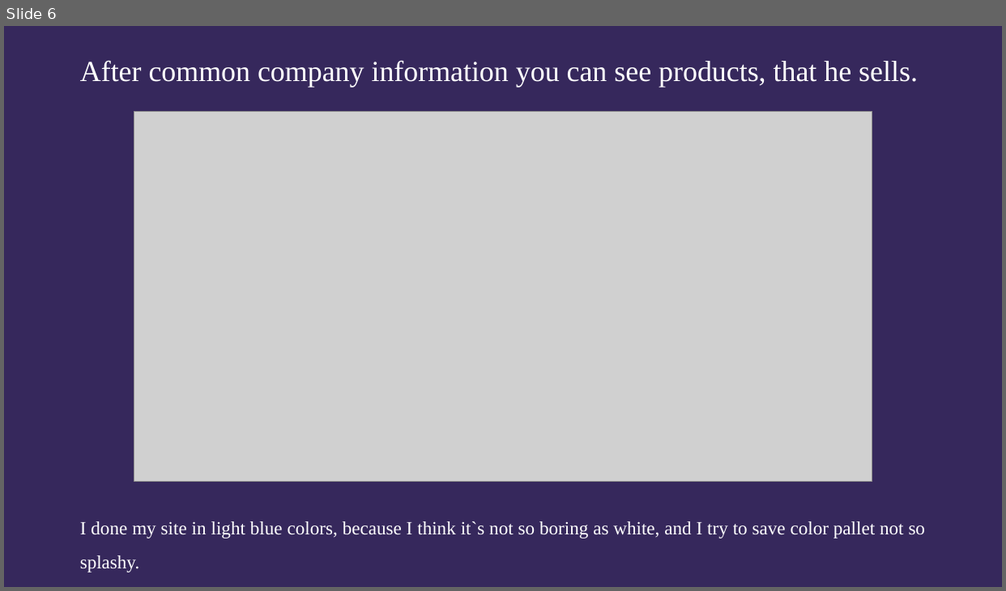
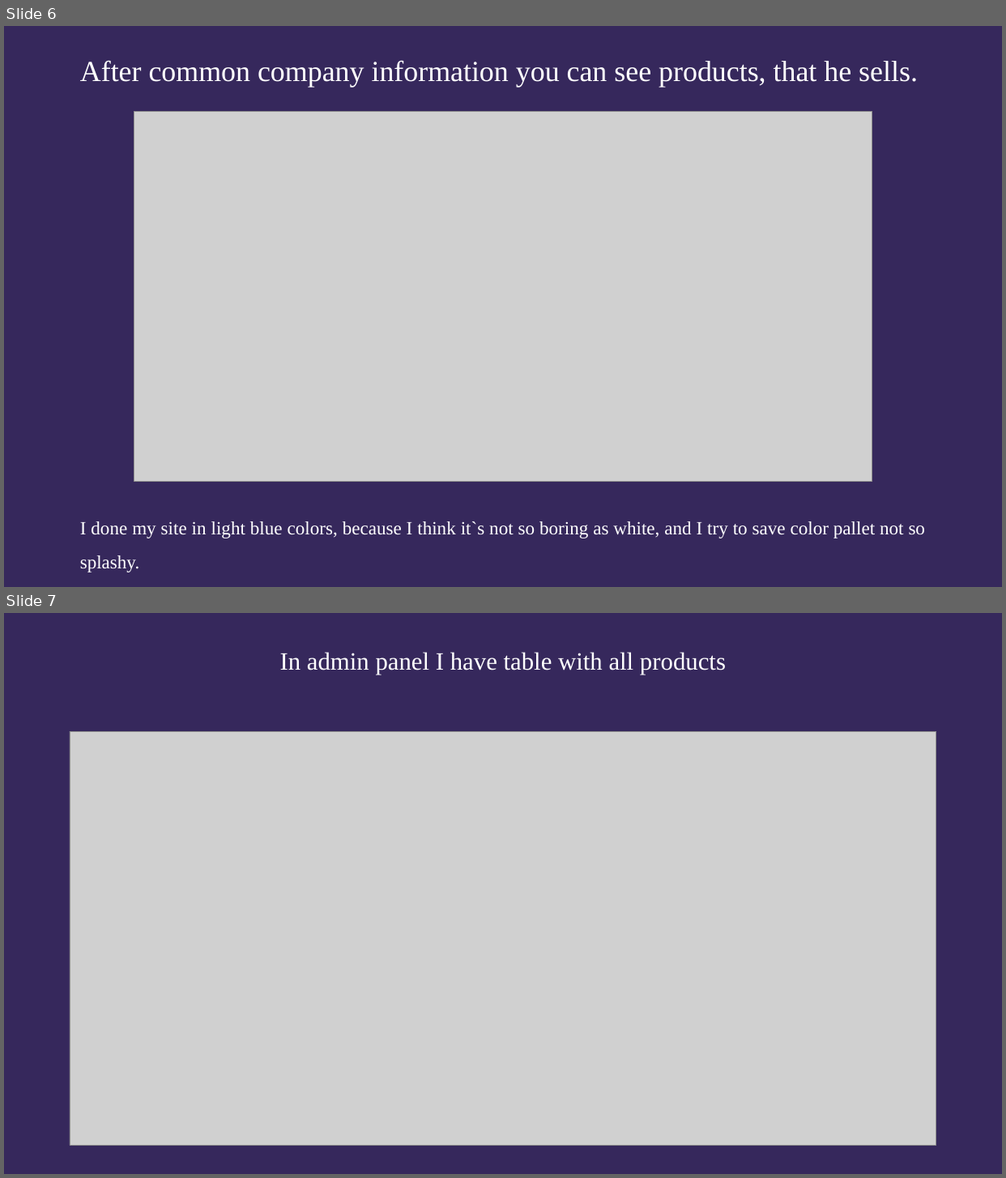
Before and after one commit to SaylerGaming/food-store, a slide deck: FoodStore.pptx. Shown one above the other, each under a label of ours: slide 6 before the commit, slides 6 and 7 after it. The pictures are 1006x591 and 1006x1178 pixels, drawn with LibreOffice and Linux fonts; fonts in the diff are those of the drawing; grey boxes stand for pictures. Boxes give left, top, right and bottom in pixels: in the first picture for what was removed or moved away, otherwise in the second. Text is boxed around its words. In the diff, an @@ line names an element or a change of style, - is before the commit and + after.

Commit message:
admin tables edit

```diff
--- a/FoodStore.pptx
+++ b/FoodStore.pptx
@@ slide 7 added at bbox=[4, 613, 1002, 1174], background #36285C @@
@@ text added at bbox=[280, 652, 726, 675], 24 pt, text #FFFFFF @@
+In admin panel I have table with all products
@@ picture added at bbox=[70, 731, 937, 1145] @@
```
Also in this commit, not shown: 2 other slides added, 3 other files.
